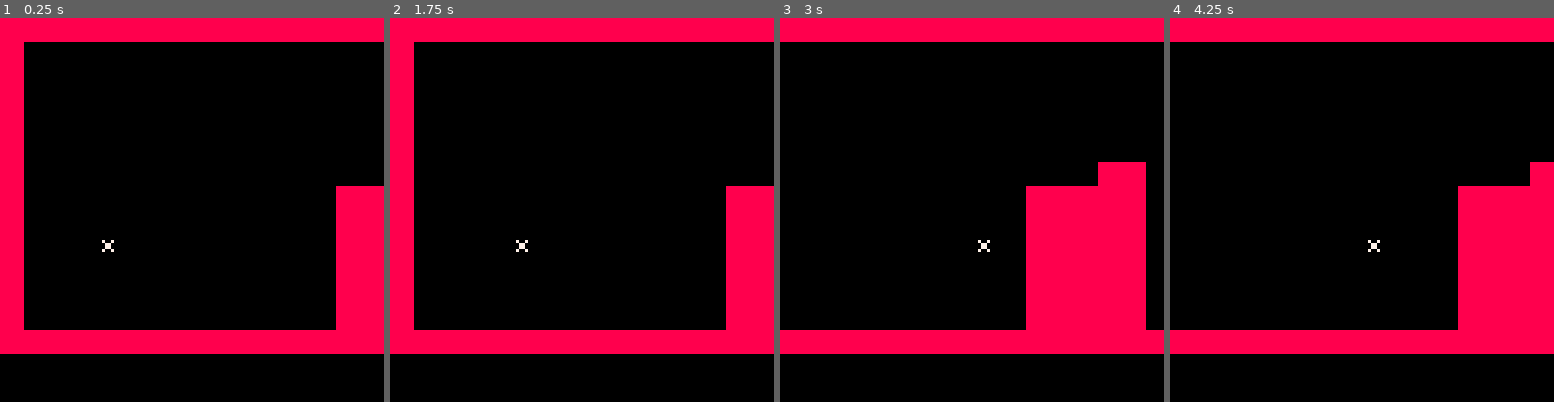
Above: before the commit, frames 1-4 (left to right).
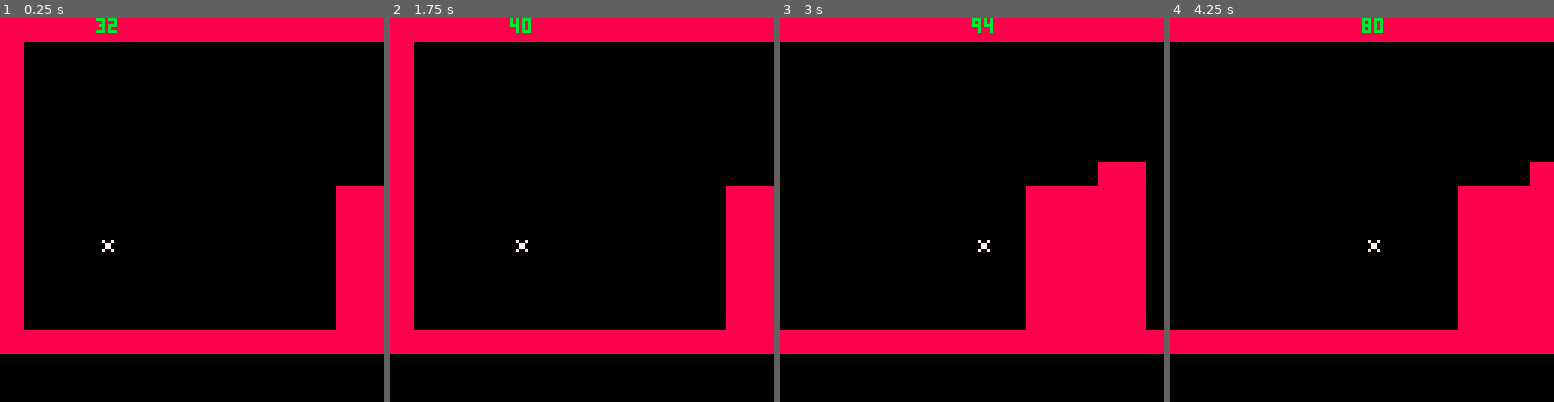
Above: after the commit, the same moments.

Repository: pratik2709/anotherPlatformer
Game: PICO-8 cartridge player.p8
Two runs of this game, one before a commit and one after it. Both use one fixed random seed, a clock stepped at 60 frames per second and the inputs below.
Inputs:
- Up to frame 1 (0.25 s): no input
- Up to frame 2 (1.75 s): tap O (Z key) at 0.7, 1.7 s; hold Right from 1.6 s (still down)
- Up to frame 3 (3 s): release Right at 2.1 s; tap O (Z key) at 2.1, 2.5, 2.9 s; hold Right from 2.47 s (still down)
- Up to frame 4 (4.25 s): release Right at 3.03 s; hold Left 3.08-3.58 s; tap O (Z key) at 3.3, 3.7, 4.1 s; hold Right from 4.02 s (still down)

The runs differ from the first frame. In frame 1, 0.1% of the frame differs, in the area x 25-31%, y 0-4%; in frame 2, 0.1%; in frame 3, 0.1%; in frame 4, 0.2%, in the area x 50-56%, y 0-4%.

Commit message:
debugging print statement follows player and testing collision code

Diff:
--- a/player.p8
+++ b/player.p8
@@ -8,8 +8,7 @@
 cam = {}
 function draw_debug()
  -- do something
-  print(player1:getx(),0,40,11)
-  print(player1:gety(),0,45,11)
+  print(player1:getx(),player1:getx(),0,11)
 end
 
 function cam:new(mapwidth)
@@ -26,6 +25,7 @@
 --https://stackoverflow.com/questions/9997006/slick2d-and-jbox2d-how-to-draw?answertab=votes#tab-top
 --offsetmaxx = world_size_x - viewport_size_x
 --offsetminx = 0
+-- no idea why subtract from world width
  self.x=playerx-self.mapwidth
  -- these sonditions are so that camera doesnt go out
  --of bounds. 16 is length of map u are currently viewing
@@ -33,8 +33,8 @@
  if self.x<0 then
   self.x=0
  end
- if self.x>(self.mapwidth-16) then
-   self.x = self.mapwidth-16
+ if self.x>(self.mapwidth-16)*8 then
+   self.x = (self.mapwidth-16)*8
  end
  camera(self.x,0)
 end
@@ -56,7 +56,7 @@
 
 function _update()
  player1:move()
-
+ checkwallcollision(player1)
 end
 
 function _draw()
@@ -64,9 +64,23 @@
  cls()
  mycam:followplayer(player1:getx())
  player1:draw()
- draw_debug()
+
  --draw in layers
  map(0,0,0,0,24,64)
+ draw_debug()
+
+end
+
+--collision code
+function checkwallcollision(actor)
+ -- do something
+ local xoffset=0
+ local vector1 = mget(actor.x+1,actor.y+0)
+ if fget(vector1,0) then
+  actor.x=actor.startx
+ end
+
+
 
 end
 
